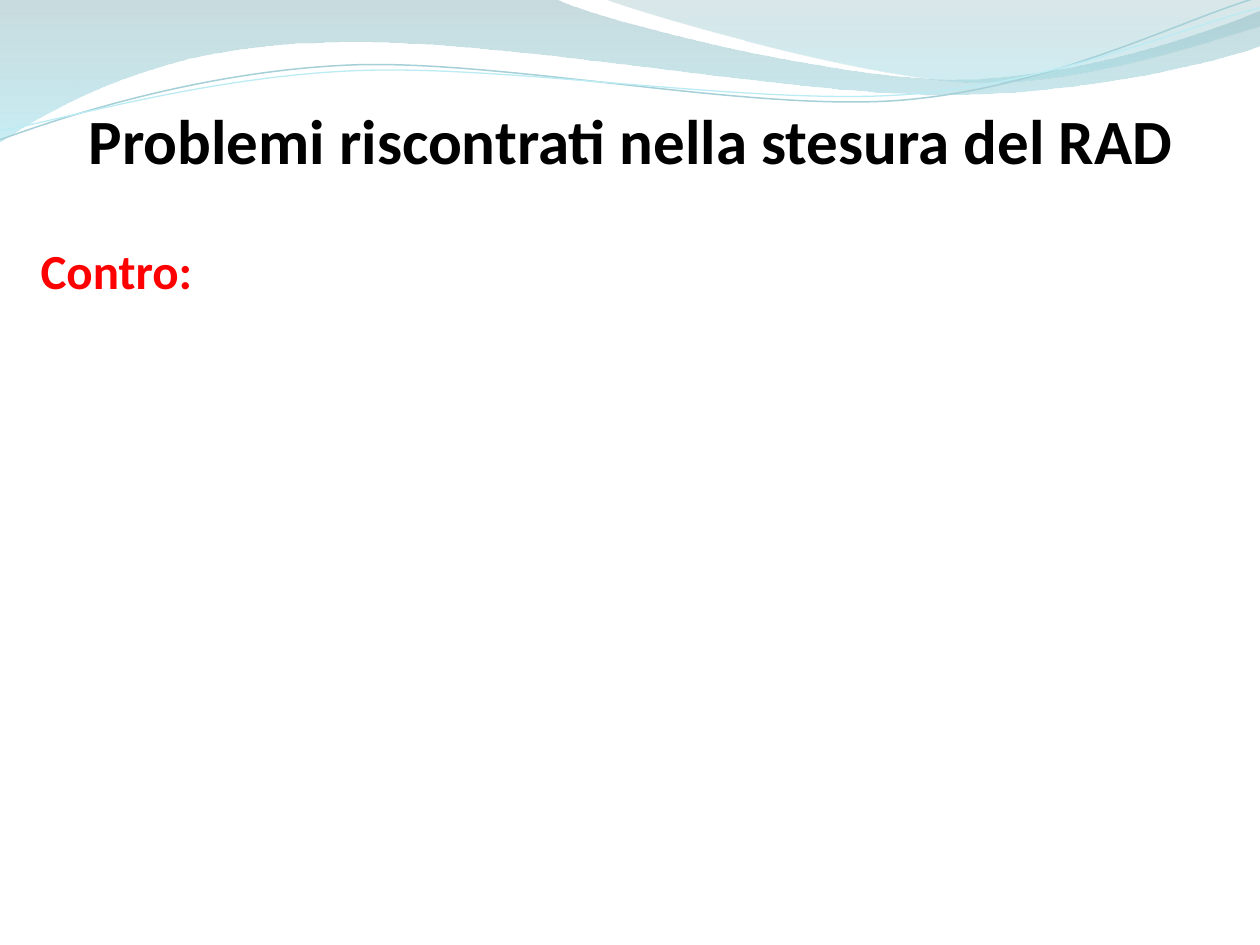
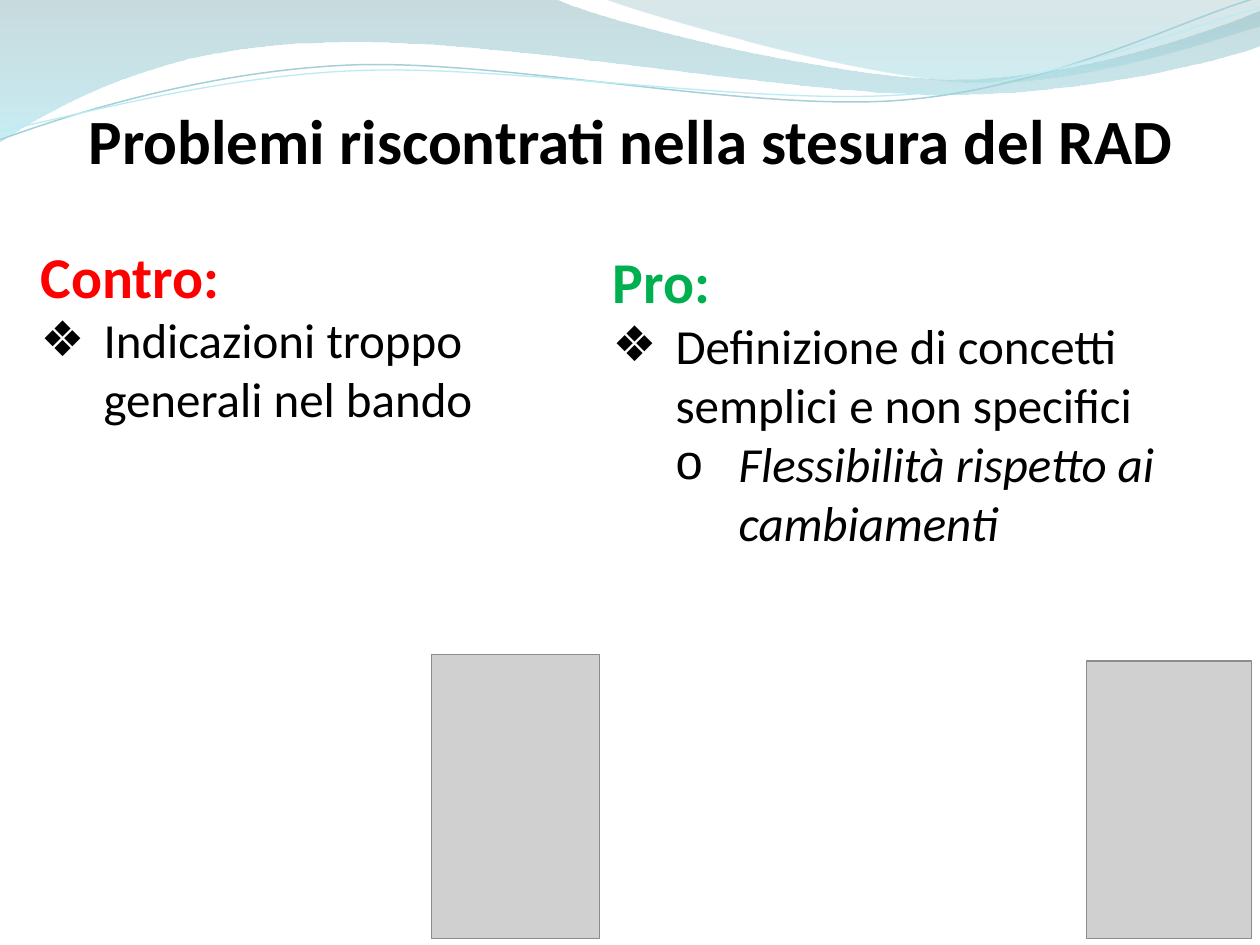
Before and after one commit to ammirate/at-silo, a slide deck: slide 15 of Presentazione/Atsilo2/Parisi/Atsilo_M_Parisi.pptx (slide 14 before the commit). Drawn at 1260x945 pixels with LibreOffice and Linux fonts; fonts in the diff are those of the drawing; grey boxes stand for pictures. Boxes give left, top, right and bottom in pixels: in the first picture for what was removed or moved away, otherwise in the second. Text is boxed around its words. In the diff, an @@ line names an element or a change of style, - is before the commit and + after.

```diff
--- a/Presentazione/Atsilo2/Parisi/Atsilo_M_Parisi.pptx
+++ b/Presentazione/Atsilo2/Parisi/Atsilo_M_Parisi.pptx
@@ text at (41,260,220,299): size 28 to 33 pt in "Contro:" @@
@@ text added at (613,265,1154,542), 28 pt, text #000000 @@
+Pro:
+❖ Definizione di concetti semplici e non specifici
+  o Flessibilità rispetto ai cambiamenti
@@ text at (104,324,472,426): paragraph added @@
+❖ Indicazioni troppo generali nel bando
@@ picture added at (432,655,601,939) @@
@@ picture added at (1086,662,1251,940) @@
```
Also in this commit, not shown: 2 other slides changed, 1 slide added, 1 slide removed.
